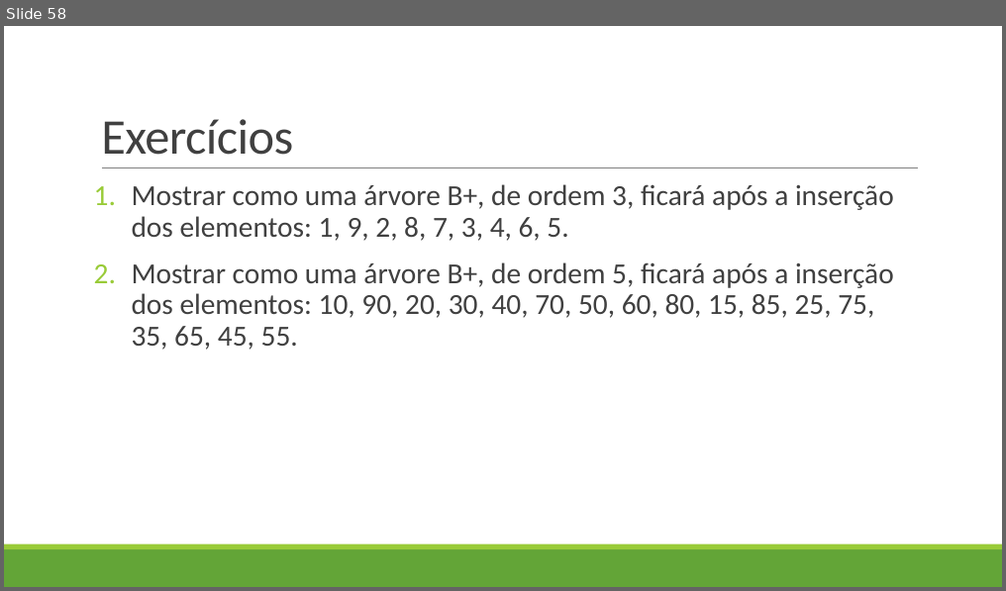
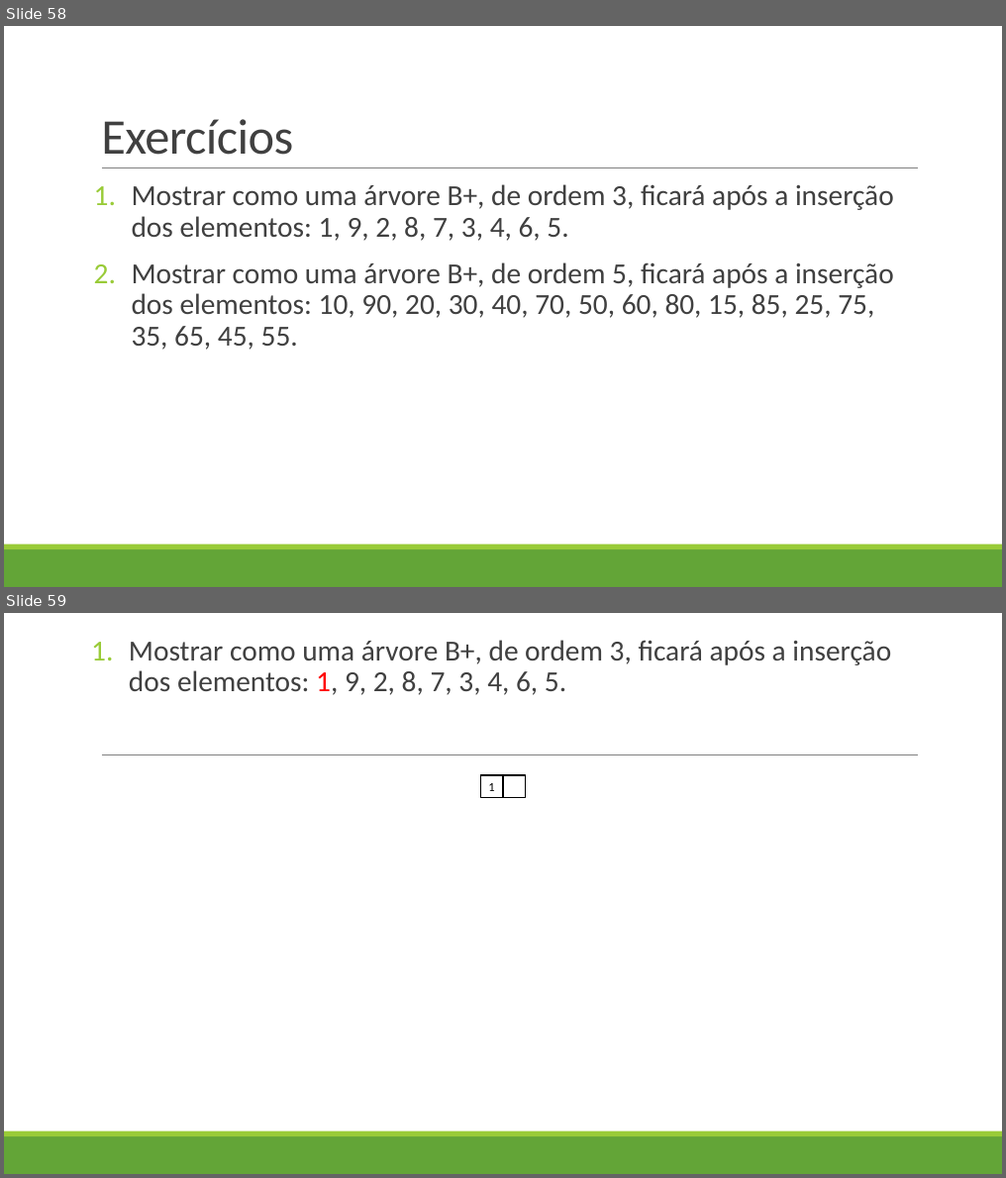
Before and after one commit to machadosbruno/Estrutura-de-Dados-II, a slide deck: 20-05-2025/aula8-f2b3b566b2e641628f832bece06c0c82.pptx. Shown one above the other, each under a label of ours: slide 58 before the commit, slides 58 and 59 after it. The pictures are 1006x591 and 1006x1178 pixels, drawn with LibreOffice and Linux fonts; fonts in the diff are those of the drawing. Boxes give left, top, right and bottom in pixels: in the first picture for what was removed or moved away, otherwise in the second. Text is boxed around its words. In the diff, an @@ line names an element or a change of style, - is before the commit and + after.

```diff
--- a/20-05-2025/aula8-f2b3b566b2e641628f832bece06c0c82.pptx
+++ b/20-05-2025/aula8-f2b3b566b2e641628f832bece06c0c82.pptx
@@ slide 59 added at [4,613,1002,1174], background #FFFFFF; not listed: 3 template elements that a slide beside it also shows @@
@@ text added at [129,640,891,695], 28 pt, text #404040 @@
+1. Mostrar como uma árvore B+, de ordem 3, ficará após a inserção dos elementos: 1, 9, 2, 8, 7, 3, 4, 6, 5.
@@ rectangle added at [481,775,503,798], fill #FFFFFF, outline #000000 1.25 pt, 12 pt, text #000000 @@
+1
@@ rectangle added at [503,775,526,798], fill #FFFFFF, outline #000000 1.25 pt @@
```
Also in this commit, not shown: 29 other slides added.
